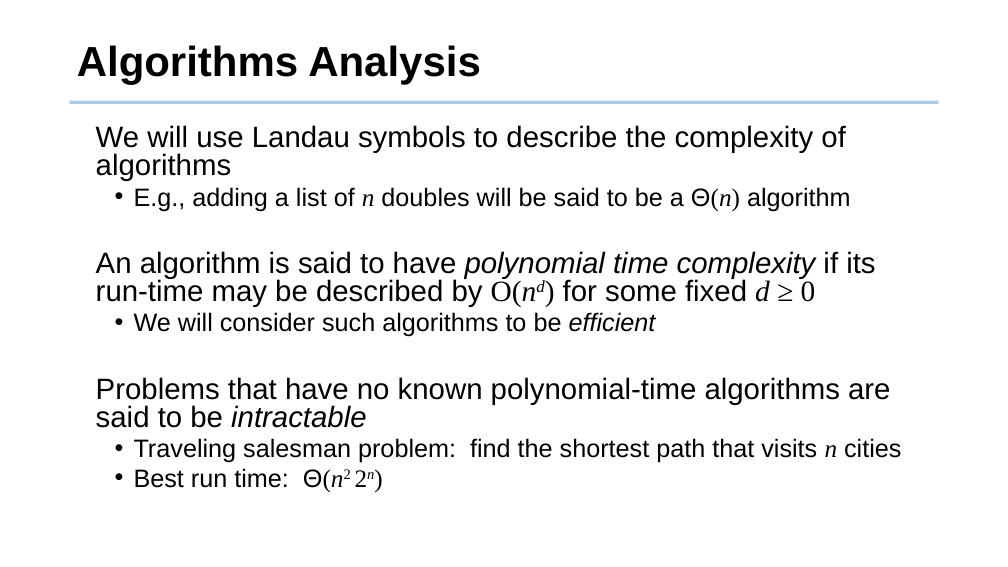
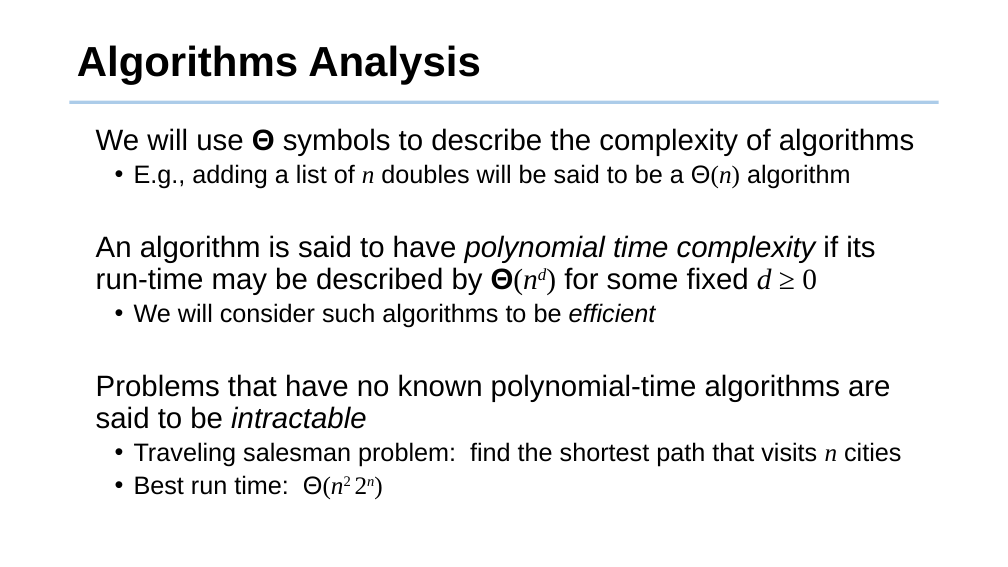
Before and after one commit to tsung-wei-huang/cs2420, a slide deck: slide 36 of slides/asymptotic_analysis.pptx (slide 37 before the commit). Drawn at 1008x567 pixels with LibreOffice and Linux fonts; fonts in the diff are those of the drawing; background and template pictures are left out. Boxes give left, top, right and bottom in pixels: in the first picture for what was removed or moved away, otherwise in the second. Text is boxed around its words. In the diff, an @@ line names an element or a change of style, - is before the commit and + after.

Commit message:
updated asymptotic analysis lecture

```diff
--- a/slides/asymptotic_analysis.pptx
+++ b/slides/asymptotic_analysis.pptx
@@ text at bbox=[96, 128, 915, 156]: text changed @@
-We will use Landau symbols to describe the complexity of algorithms
+We will use Θ symbols to describe the complexity of algorithms
@@ text at bbox=[96, 164, 901, 499]: line spacing 0.8 to 0.9 @@
@@ text at bbox=[96, 235, 875, 295]: text changed @@
-An algorithm is said to have polynomial time complexity if its run-time may be described by O(nd) for some fixed d ≥ 0
+An algorithm is said to have polynomial time complexity if its run-time may be described by Θ(nd) for some fixed d ≥ 0
```
Also in this commit, not shown: 3 other slides changed, 1 slide removed, 2 other files.
